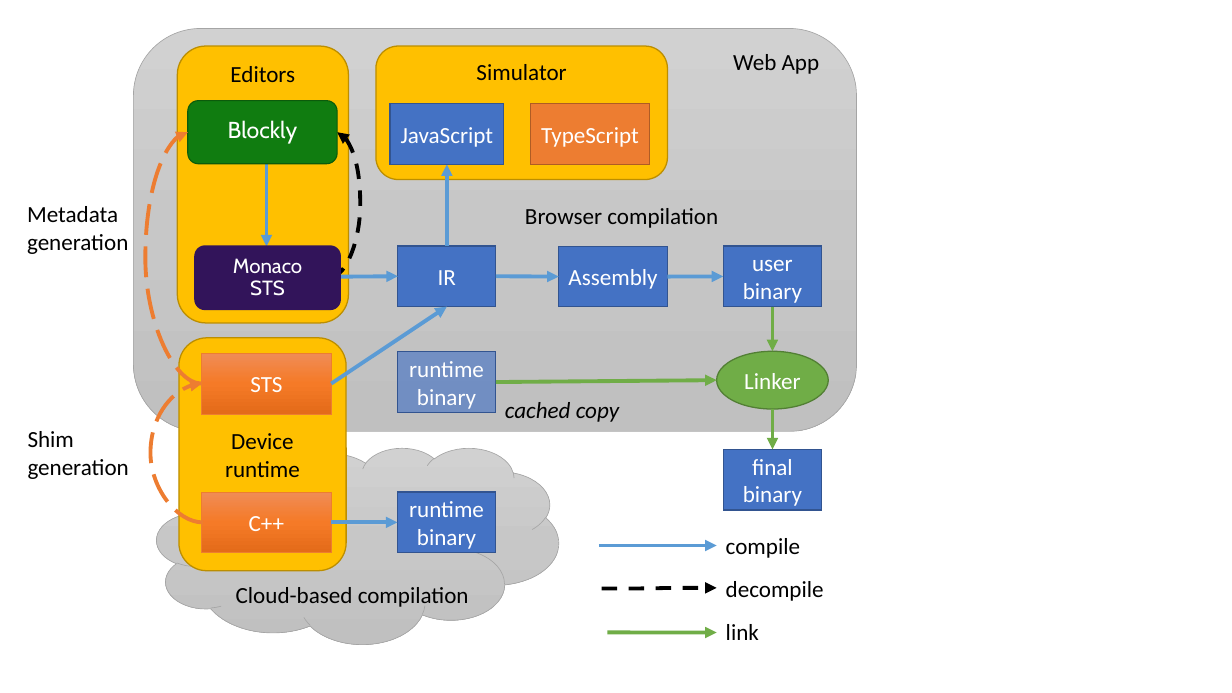
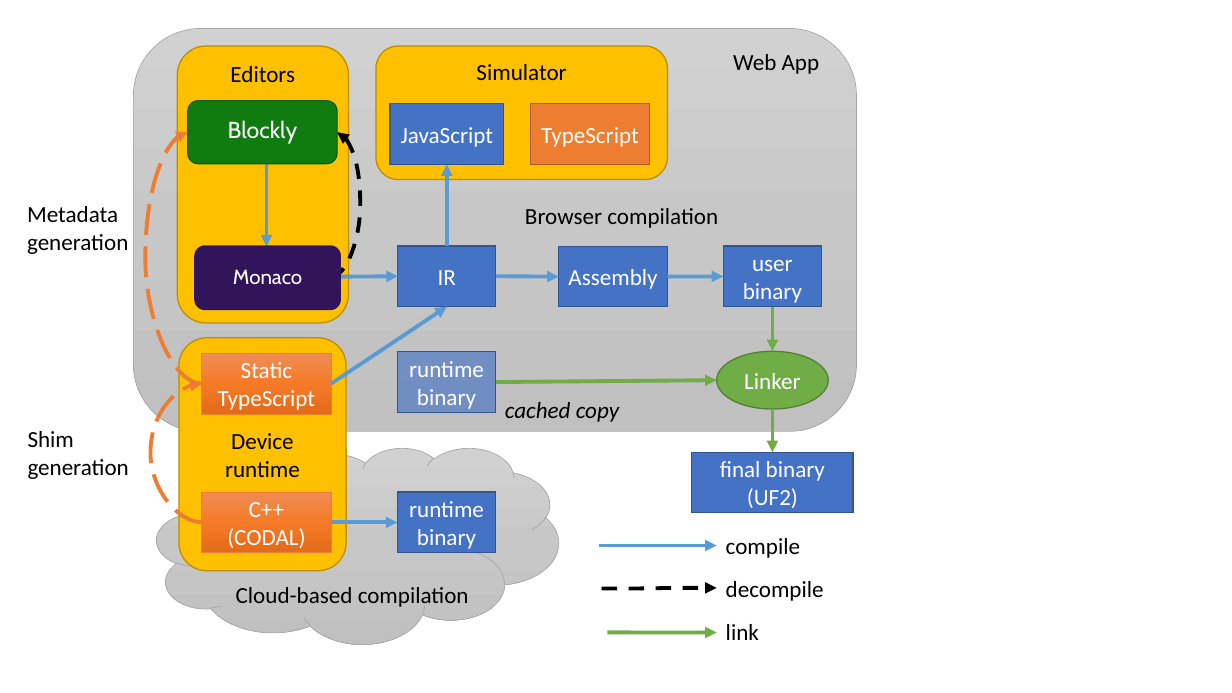
Before and after one commit to microsoft/pxt, a slide deck: slide 1 of papers/tr2017/diagrams.pptx. Drawn at 1232x693 pixels with LibreOffice and Linux fonts; fonts in the diff are those of the drawing. Boxes give left, top, right and bottom in pixels: in the first picture for what was removed or moved away, otherwise in the second. Text is boxed around its words. In the diff, an @@ line names an element or a change of style, - is before the commit and + after.

```diff
--- a/papers/tr2017/diagrams.pptx
+++ b/papers/tr2017/diagrams.pptx
@@ text in rounded rectangle at [250,280,285,296]: paragraph removed @@
-STS
@@ text in rectangle at [218,362,316,410]: text changed @@
-STS
+Static
+TypeScript
@@ rectangle "final binary": place and size @@
-rectangle "final binary" at [724,449,823,510]
+rectangle "final binary" at [692,452,854,513]
@@ text in rectangle at [720,461,825,508]: text changed @@
-final
-binary
+final binary
+(UF2)
@@ text in rectangle at [227,528,305,548]: paragraph added @@
+(CODAL)
```
Also in this commit, not shown: 2 other files.
